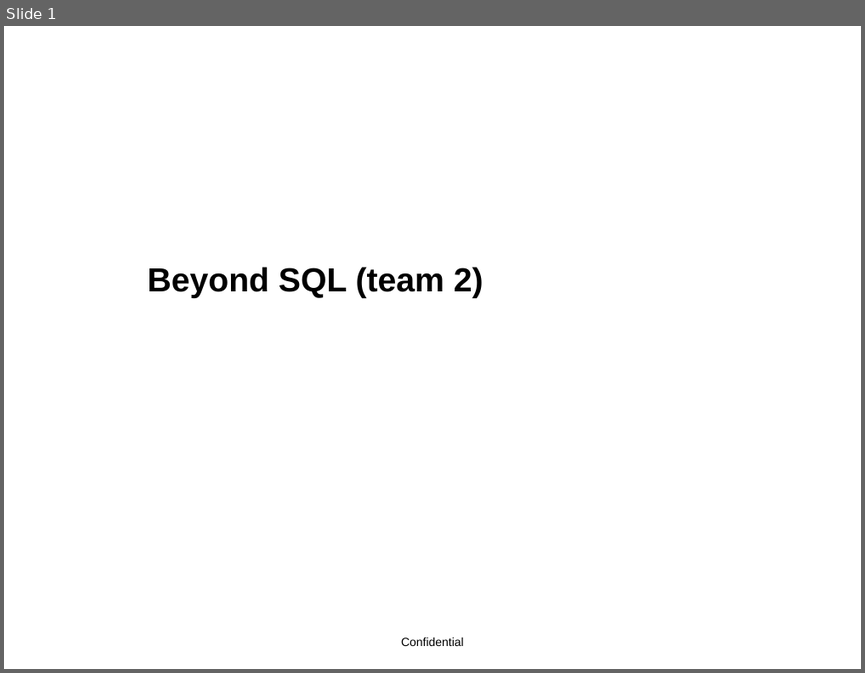
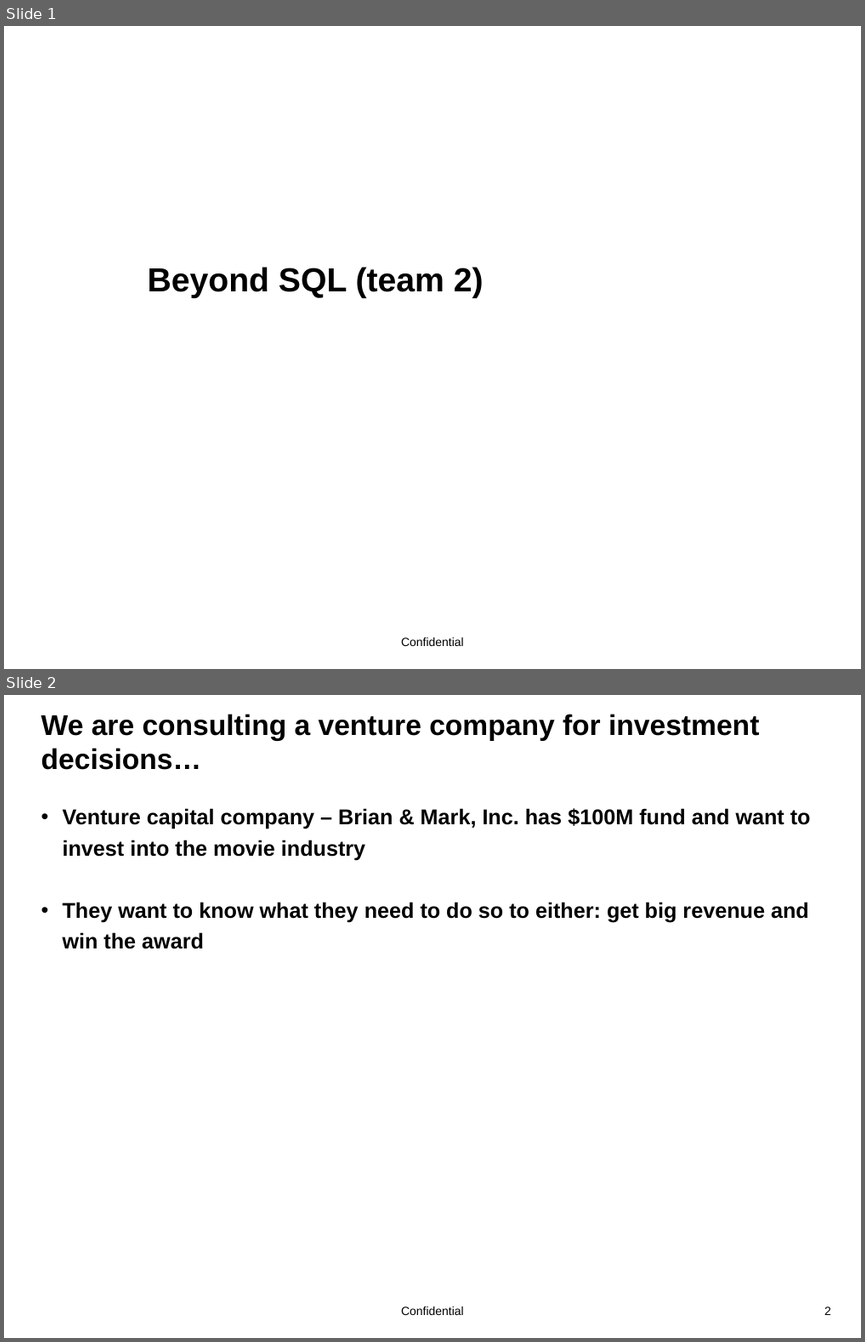
Before and after one commit to Beyondsql/Movies, a slide deck: team_2_movie_presentation.pptx. Shown one above the other, each under a label of ours: slide 1 before the commit, slides 1 and 2 after it. The pictures are 865x673 and 865x1342 pixels, drawn with LibreOffice and Linux fonts; fonts in the diff are those of the drawing; background and template pictures are left out. Boxes give left, top, right and bottom in pixels: in the first picture for what was removed or moved away, otherwise in the second. Text is boxed around its words. In the diff, an @@ line names an element or a change of style, - is before the commit and + after.

```diff
--- a/team_2_movie_presentation.pptx
+++ b/team_2_movie_presentation.pptx
@@ slide 2 added at (4, 695, 861, 1338), background #FFFFFF; not listed: 1 template element that a slide beside it also shows @@
@@ title added at (41, 714, 759, 770), 24 pt, text #000000, bold @@
+We are consulting a venture company for investment decisions…
@@ text added at (63, 808, 811, 949), 18 pt, text #000000, bold @@
+• Venture capital company – Brian & Mark, Inc. has $100M fund and want to invest into the movie industry
+• They want to know what they need to do so to either: get big revenue and win the award
@@ page number added at (824, 1306, 831, 1315), 10 pt, text #000000 @@
+2
```
Also in this commit, not shown: 2 slides changed, 2 other slides added.
